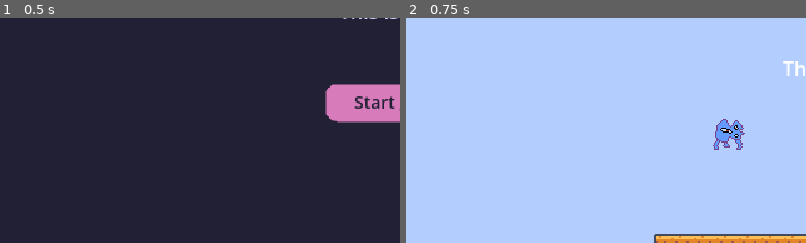
Above: before the commit, frames 1-2 (left to right).
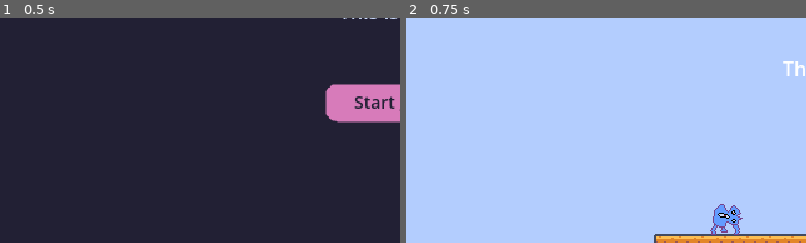
Above: after the commit, the same moments.

Repository: yndajas/ludum-dare-54
Game: Godot game, scene res://main_menu.tscn
The game is run twice, just before and just after one commit, with the same random seed, the same clock (stepped at 60 frames per second) and the same inputs.
Inputs:
- Up to frame 1 (0.5 s): no input
- Up to frame 2 (0.75 s): click "Start game" at 0.5 s
The pictures show only the part of the screen within x 0-50%, y 27-77%; the shares and areas given below are measured in that part.

Frame 1 is identical in both runs. In frame 2, 1.3% of the frame differs, in the area x 76-85%, y 44-97%.

Commit message:
Move player starting position onto tiles

Diff:
--- a/level_1.tscn
+++ b/level_1.tscn
@@ -166,11 +166,12 @@
 layer_0/tile_data = PackedInt32Array(983051, 65536, 0, 983052, 131072, 0, 983053, 131072, 0, 983054, 131072, 0, 983055, …(334 unchanged characters)…
 
 [node name="Player" type="CharacterBody2D" parent="."]
+position = Vector2(24, 0)
 
 [node name="AnimatedSprite2D" type="AnimatedSprite2D" parent="Player"]
-position = Vector2(258, 188)
+position = Vector2(232, 256)
 sprite_frames = SubResource("SpriteFrames_yevyp")
 
 [node name="CollisionShape2D" type="CollisionShape2D" parent="Player"]
-position = Vector2(258, 191)
+position = Vector2(232, 259)
 shape = SubResource("CapsuleShape2D_d60yk")
